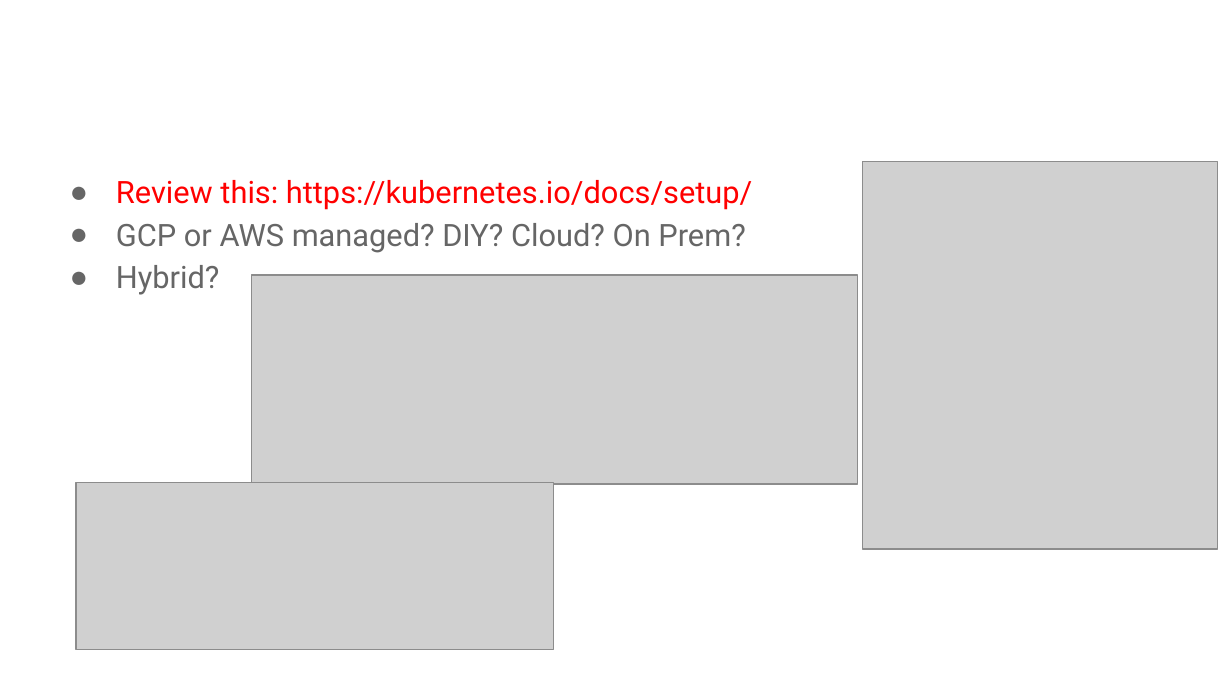
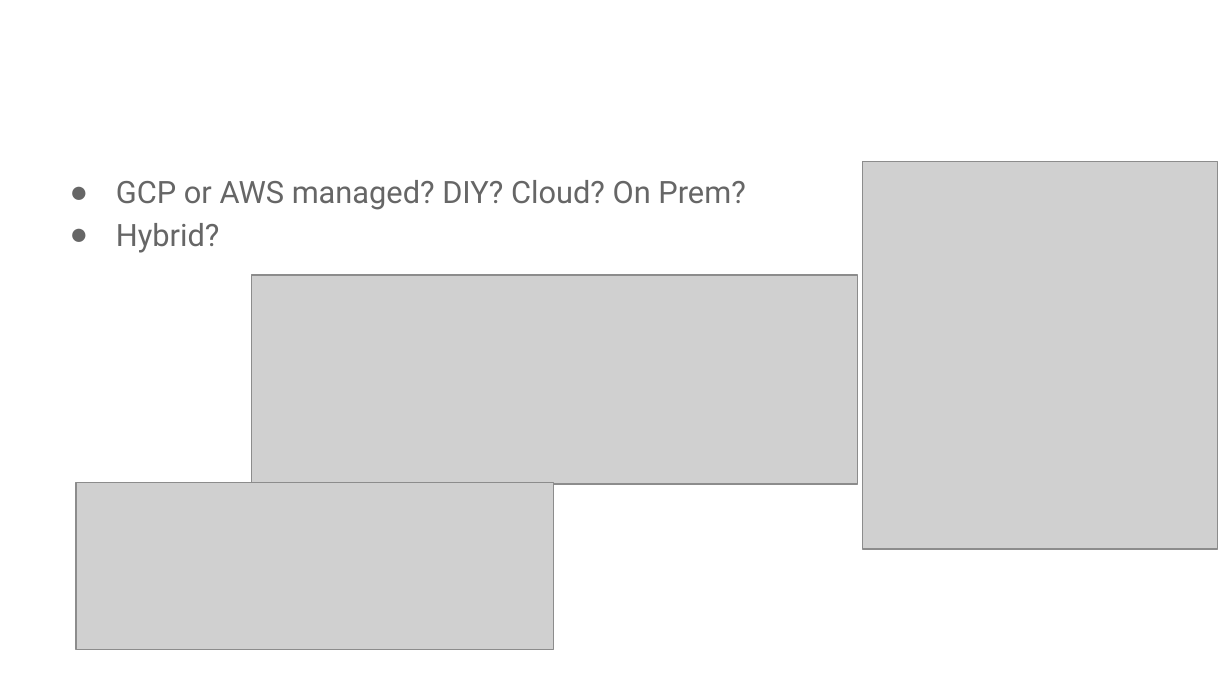
Before and after one commit to AutomatedIT/presentations, a slide deck: slide 5 of KubernetesMinikubeHelm_1.pptx. Drawn at 1232x693 pixels with LibreOffice and Linux fonts; fonts in the diff are those of the drawing; grey boxes stand for pictures; background and template pictures are left out. Boxes give left, top, right and bottom in pixels: in the first picture for what was removed or moved away, otherwise in the second. Text is boxed around its words. In the diff, an @@ line names an element or a change of style, - is before the commit and + after.

```diff
--- a/KubernetesMinikubeHelm_1.pptx
+++ b/KubernetesMinikubeHelm_1.pptx
@@ text at (116, 180, 752, 210): paragraph removed @@
-● Review this: https://kubernetes.io/docs/setup/
```
Also in this commit, not shown: 5 other slides changed, 1 other file.
